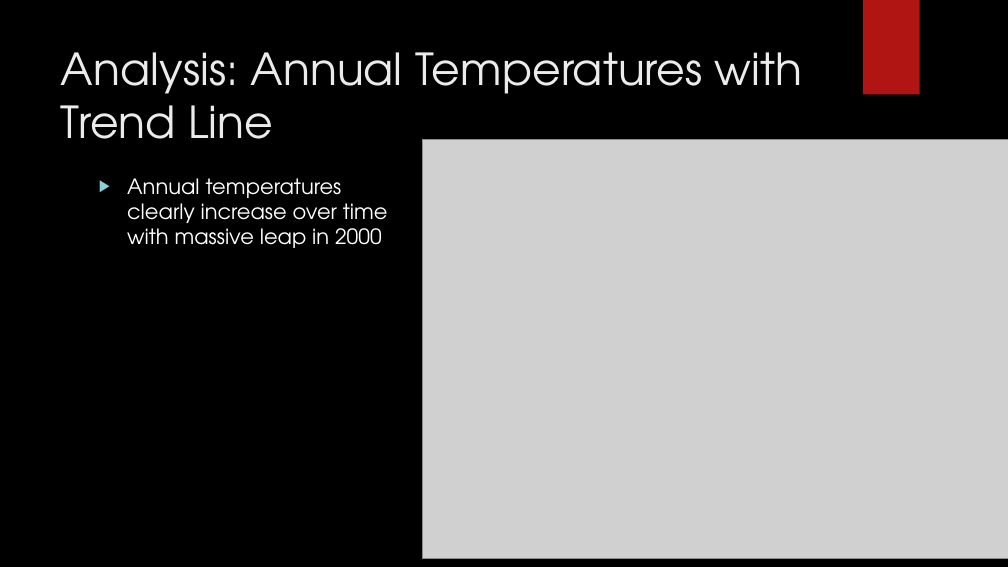
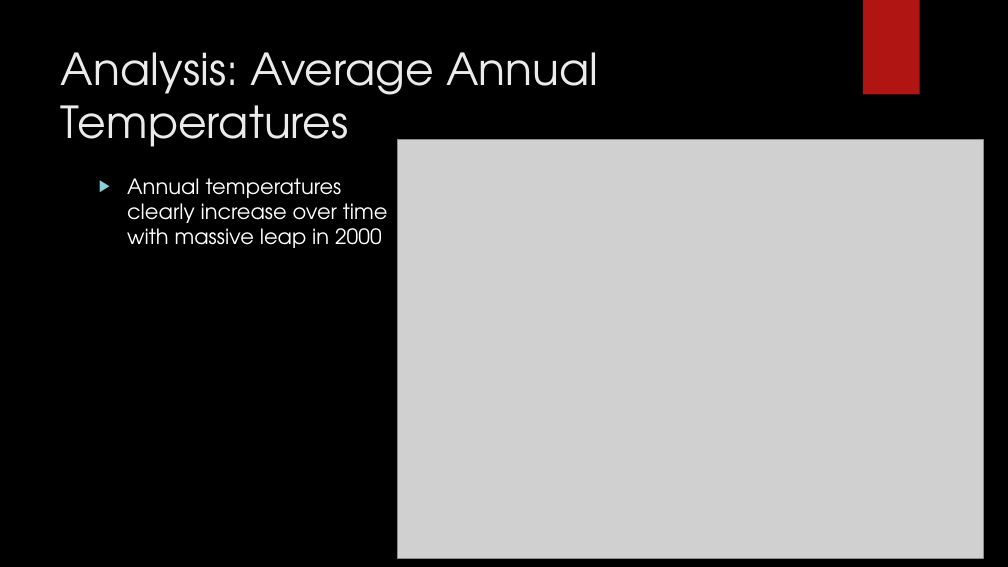
Before and after one commit to corbinmgraham/Climate-Analysis, a slide deck: slide 9 of DS202-FinalPresentation.pptx. Drawn at 1008x567 pixels with LibreOffice and Linux fonts; fonts in the diff are those of the drawing; grey boxes stand for pictures; background and template pictures are left out. Boxes give left, top, right and bottom in pixels: in the first picture for what was removed or moved away, otherwise in the second. Text is boxed around its words. In the diff, an @@ line names an element or a change of style, - is before the commit and + after.

```diff
--- a/DS202-FinalPresentation.pptx
+++ b/DS202-FinalPresentation.pptx
@@ title at (61,52,598,147): text changed @@
-Analysis: Annual Temperatures with Trend Line
+Analysis: Average Annual Temperatures
@@ picture: place and size @@
-picture at (423,140,1008,558)
+picture at (398,140,983,558)
```
Also in this commit, not shown: 9 other slides changed, 1 other file.
